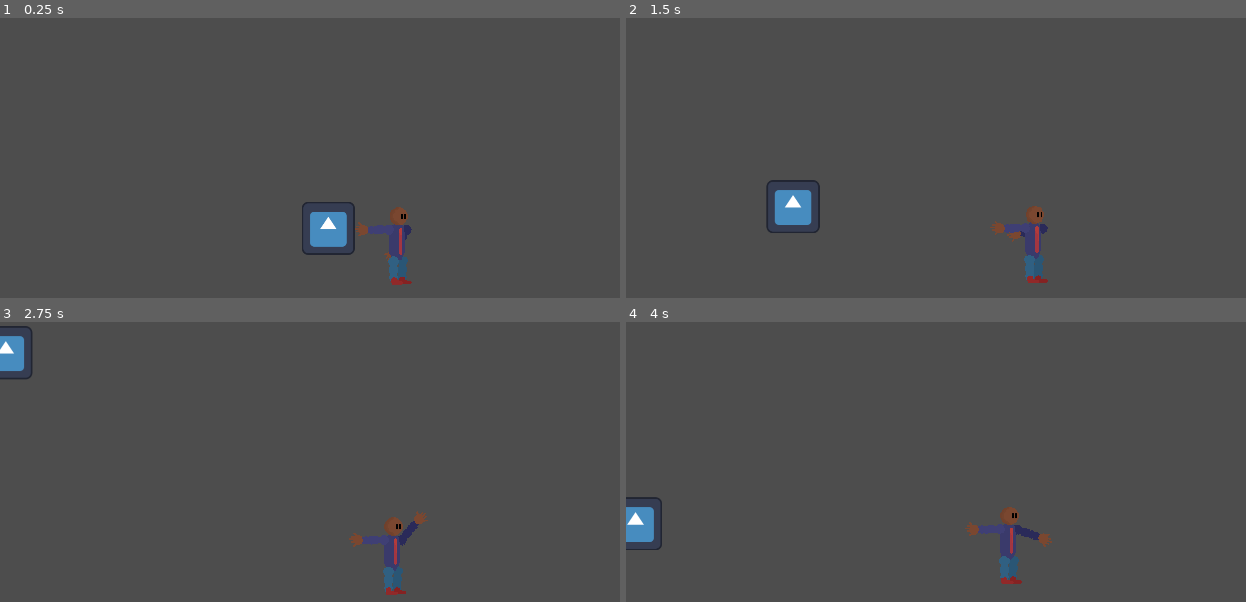
Above: before the commit, frames 1-4 (two rows, left to right).
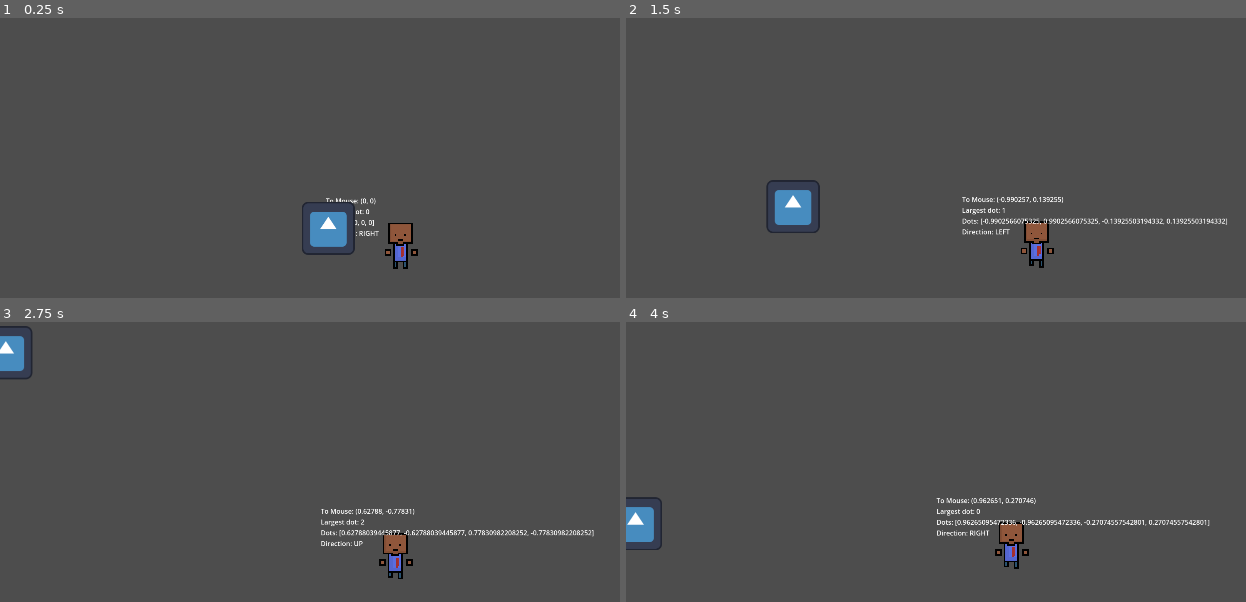
Above: after the commit, the same moments.

Repository: KarumGhag/Hitman-5
Game: Godot game, scene res://World/world.tscn
Same seed, same stepped clock (60 frames per second), same inputs: the game is played once before the commit and once after it. The engine's default icon, where the game draws it, is replaced by a stand-in: a white triangle on a blue panel in a dark square.
Inputs (mouse positions are in pixels of both pictures, inside the frame that each line leads up to):
- Up to frame 1 (0.25 s): no input
- Up to frame 2 (1.5 s): tap Enter at 0.5 s; move the mouse to (1202, 219) at 0.52 s; hold D (right) 0.53-1.28 s; move the mouse to (867, 264) at 1.27 s; hold S (down) from 1.28 s (still down)
- Up to frame 3 (2.75 s): move the mouse to (477, 448) at 2.02 s; release S (down) at 2.03 s; hold D (right) from 2.03 s (still down)
- Up to frame 4 (4 s): move the mouse to (outside the picture) at 2.77 s; release D (right) at 2.78 s; hold W (up) 2.78-3.53 s; tap Space at 3.5 s; move the mouse to (outside the picture) at 3.52 s; hold A (left) from 3.53 s (still down)

The runs differ from the first frame. In frame 1, 1.2% of the frame differs, in the area x 52-68%, y 64-96%; in frame 2, 1.8%; in frame 3, 1.9%; in frame 4, 1.9%, in the area x 50-95%, y 62-94%.

Commit message:
new player art, tracks direction you are facing

Diff:
--- a/Player/player.gd
+++ b/Player/player.gd
@@ -1,23 +1,47 @@
 extends CharacterBody2D
 
 class_name Player
+
+var mousePosition : Vector2
 
 @export_subgroup("Stats")
 @export var speed : float = 600
 @export var accel : float = 20
 var direction : Vector2
 var steering : Vector2
-var mass : float = 3
+@export var mass : float = 3
 
 
 @export_subgroup("Visuals")
 @export var animator : AnimationPlayer
+@export var otherAnimator : AnimationPlayer
 
 @export_subgroup("Bones")
+@export var skeleton : Skeleton2D
 @export var rightArm : Bone2D
 @export var leftArm : Bone2D
 
+#Getting direction to face
+enum facing {
+	LEFT,
+	RIGHT,
+	UP,
+	DOWN
+}
+
+var currentFacing : facing
+var directionVectors : Array[Vector2] = [Vector2.RIGHT, Vector2.LEFT, Vector2.UP, Vector2.DOWN]
+var dotProducts : Array[float] = [0, 0, 0, 0]
+var biggestDotIndex : int
+var directionToMouse : Vector2
+
+
+@export_subgroup("Debug")
+@export var debugText : Label
+
 func _process(_delta) -> void:
+
+	mousePosition = get_global_mouse_position()
 
 	direction = Input.get_vector("left", "right", "up", "down")
 
@@ -30,4 +54,53 @@
 
 	rightArm.look_at(get_global_mouse_position())
 
+	if direction:
+		animator.play("Walk")
+		otherAnimator.play("FrontWalk")
+
+	else:
+		animator.play("Idle")
+		otherAnimator.play("Idle")
+
+
+	if get_global_mouse_position().x < global_position.x:
+		skeleton.scale.x = -1
+	else:
+		skeleton.scale.x = 1
+
+
+	directionToMouse = (global_position.direction_to(mousePosition)).normalized()
+	for i in range(len(dotProducts)):
+		dotProducts[i] = directionToMouse.dot(directionVectors[i])
+
+	biggestDotIndex = getLargest(dotProducts)
+
+	if biggestDotIndex == 0:
+		currentFacing = facing.RIGHT
+	elif biggestDotIndex == 1:
+		currentFacing = facing.LEFT
+	elif biggestDotIndex == 2:
+		currentFacing = facing.UP
+	elif biggestDotIndex == 3:
+		currentFacing = facing.DOWN
+
+
+	debugText.text = "To Mouse: " + str(directionToMouse) + "\nLargest dot: " + str(biggestDotIndex) + "\nDots: " + str(dotProducts) + "\nDirection: " + str(facing.keys()[currentFacing])
+
+
+
+
+
 	move_and_slide()
+
+func getLargest(arr : Array[float]) -> int:
+	var highest : float = -1
+	var index : int = -1
+
+	for i in range(len(arr)):
+		if arr[i] > highest:
+			highest = arr[i]
+			index = i
+
+
+	return index
--- a/Player/player.tscn
+++ b/Player/player.tscn
@@ -1,7 +1,6 @@
-[gd_scene load_steps=18 format=3 uid="uid://r1rcdcocn5hc"]
+[gd_scene load_steps=21 format=3 uid="uid://r1rcdcocn5hc"]
 
 [ext_resource type="Script" path="res://Player/player.gd" id="1_bvebw"]
-[ext_resource type="Texture2D" uid="uid://qd7jef7u6fne" path="res://Player/FullBody.png" id="2_fp6ab"]
 [ext_resource type="Texture2D" uid="uid://cuyvbjau28i5q" path="res://Player/Head.png" id="3_fllh3"]
 [ext_resource type="Texture2D" uid="uid://bu8wb212j4cc8" path="res://Player/LowerRightArm.png" id="4_0v546"]
 [ext_resource type="Texture2D" uid="uid://nc8ympy07ik4" path="res://Player/Torso.png" id="4_mm8v4"]
@@ -12,46 +11,123 @@
 [ext_resource type="Texture2D" uid="uid://07kebmh21mln" path="res://Player/LowerLeftArm.png" id="6_tj20q"]
 [ext_resource type="Texture2D" uid="uid://tptaxux3v16w" path="res://Player/RightArm.png" id="7_f0l4n"]
 [ext_resource type="Texture2D" uid="uid://cxlag2l8b0sc4" path="res://Player/LeftLeg.png" id="9_v4xx4"]
-
-[sub_resource type="Animation" id="Animation_g3w41"]
+[ext_resource type="Texture2D" uid="uid://bh2iu0xsy51ok" path="res://Player/Sprite-0001.png" id="12_60wcm"]
+
+[sub_resource type="RectangleShape2D" id="RectangleShape2D_gfpsm"]
+size = Vector2(5, 5)
+
+[sub_resource type="Animation" id="Animation_dkn3i"]
+resource_name = "Idle"
+tracks/0/type = "value"
+tracks/0/imported = false
+tracks/0/enabled = true
+tracks/0/path = NodePath("CharacterSprite/BodySkeleton/Torso/LeftLeg:rotation")
+tracks/0/interp = 1
+tracks/0/loop_wrap = true
+tracks/0/keys = {
+"times": PackedFloat32Array(0),
+"transitions": PackedFloat32Array(1),
+"update": 0,
+"values": [0.0]
+}
+tracks/1/type = "value"
+tracks/1/imported = false
+tracks/1/enabled = true
+tracks/1/path = NodePath("CharacterSprite/BodySkeleton/Torso/RightLeg:rotation")
+tracks/1/interp = 1
+tracks/1/loop_wrap = true
+tracks/1/keys = {
+"times": PackedFloat32Array(0),
+"transitions": PackedFloat32Array(1),
+"update": 0,
+"values": [0.0]
+}
+
+[sub_resource type="Animation" id="Animation_gu7bp"]
+length = 0.001
+tracks/0/type = "value"
+tracks/0/imported = false
+tracks/0/enabled = true
+tracks/0/path = NodePath("CharacterSprite/BodySkeleton/Torso/LeftLeg:rotation")
+tracks/0/interp = 1
+tracks/0/loop_wrap = true
+tracks/0/keys = {
+"times": PackedFloat32Array(0),
+"transitions": PackedFloat32Array(1),
+"update": 0,
+"values": [0.0]
+}
+tracks/1/type = "value"
+tracks/1/imported = false
+tracks/1/enabled = true
+tracks/1/path = NodePath("CharacterSprite/BodySkeleton/Torso/RightLeg:rotation")
+tracks/1/interp = 1
+tracks/1/loop_wrap = true
+tracks/1/keys = {
+"times": PackedFloat32Array(0),
+"transitions": PackedFloat32Array(1),
+"update": 0,
+"values": [0.0]
+}
+
+[sub_resource type="Animation" id="Animation_nwx13"]
+resource_name = "Walk"
+loop_mode = 1
+tracks/0/type = "value"
+tracks/0/imported = false
+tracks/0/enabled = true
+tracks/0/path = NodePath("CharacterSprite/BodySkeleton/Torso/LeftLeg:rotation")
+tracks/0/interp = 1
+tracks/0/loop_wrap = true
+tracks/0/keys = {
+"times": PackedFloat32Array(0, 0.533333, 1),
+"transitions": PackedFloat32Array(1, 1, 1),
+"update": 0,
+"values": [0.0, 0.541052, 0.0]
+}
+tracks/1/type = "value"
+tracks/1/imported = false
+tracks/1/enabled = true
+tracks/1/path = NodePath("CharacterSprite/BodySkeleton/Torso/RightLeg:rotation")
+tracks/1/interp = 1
+tracks/1/loop_wrap = true
+tracks/1/keys = {
+"times": PackedFloat32Array(0, 0.533333),
+"transitions": PackedFloat32Array(1, 1),
+"update": 0,
+"values": [0.0, -0.541052]
+}
+
+[sub_resource type="AnimationLibrary" id="AnimationLibrary_8e0vi"]
+_data = {
+"Idle": SubResource("Animation_dkn3i"),
+"RESET": SubResource("Animation_gu7bp"),
+"Walk": SubResource("Animation_nwx13")
+}
+
+[sub_resource type="Animation" id="Animation_c65fl"]
 length = 0.2
 loop_mode = 1
 tracks/0/type = "value"
 tracks/0/imported = false
 tracks/0/enabled = true
-tracks/0/path = NodePath("Sprite2D:frame")
+tracks/0/path = NodePath(".:frame")
 tracks/0/interp = 1
 tracks/0/loop_wrap = false
 tracks/0/keys = {
 "times": PackedFloat32Array(0, 0.1),
 "transitions": PackedFloat32Array(1, 1),
 "update": 1,
-"values": [0, 0]
-}
-
-[sub_resource type="Animation" id="Animation_asv7t"]
-length = 0.8
-loop_mode = 1
-tracks/0/type = "value"
-tracks/0/imported = false
-tracks/0/enabled = true
-tracks/0/path = NodePath("Sprite2D:frame")
-tracks/0/interp = 1
-tracks/0/loop_wrap = false
-tracks/0/keys = {
-"times": PackedFloat32Array(0, 0.1, 0.2, 0.3, 0.4, 0.5, 0.6, 0.7),
-"transitions": PackedFloat32Array(1, 1, 1, 1, 1, 1, 1, 1),
-"update": 1,
-"values": [1, 2, 3, 4, 1, 2, 3, 4]
-}
-
-[sub_resource type="Animation" id="Animation_jvh0s"]
+"values": [1, 2]
+}
+
+[sub_resource type="Animation" id="Animation_n00ok"]
 length = 0.1
 loop_mode = 1
 tracks/0/type = "value"
 tracks/0/imported = false
 tracks/0/enabled = true
-tracks/0/path = NodePath("Sprite2D:frame")
+tracks/0/path = NodePath(".:frame")
 tracks/0/interp = 1
 tracks/0/loop_wrap = false
 tracks/0/keys = {
@@ -60,75 +136,35 @@
 "update": 1,
 "values": [0]
 }
-tracks/1/type = "value"
-tracks/1/imported = false
-tracks/1/enabled = true
-tracks/1/path = NodePath("CharacterSprite/BodyParts/Head:frame")
-tracks/1/interp = 1
-tracks/1/loop_wrap = false
-tracks/1/keys = {
-"times": PackedFloat32Array(0),
-"transitions": PackedFloat32Array(1),
-"update": 1,
-"values": [0]
-}
-
-[sub_resource type="AnimationLibrary" id="AnimationLibrary_dw7yn"]
+
+[sub_resource type="AnimationLibrary" id="AnimationLibrary_ehkhh"]
 _data = {
-"Idle": SubResource("Animation_g3w41"),
-"Walk": SubResource("Animation_asv7t"),
-"default": SubResource("Animation_jvh0s")
-}
-
-[sub_resource type="RectangleShape2D" id="RectangleShape2D_gfpsm"]
-size = Vector2(5, 5)
-
-[node name="Player" type="CharacterBody2D" node_paths=PackedStringArray("animator", "rightArm") groups=["Player"]]
+"FrontWalk": SubResource("Animation_c65fl"),
+"Idle": SubResource("Animation_n00ok")
+}
+
+[node name="Player" type="CharacterBody2D" node_paths=PackedStringArray("animator", "otherAnimator", "skeleton", "rightArm", "debugText") groups=["Player"]]
 script = ExtResource("1_bvebw")
 accel = 0.25
 animator = NodePath("AnimationPlayer")
+otherAnimator = NodePath("OtherSprite/AnimationPlayer")
+skeleton = NodePath("CharacterSprite/BodySkeleton")
 rightArm = NodePath("CharacterSprite/BodySkeleton/Torso/RightArm")
-
-[node name="Sprite2D" type="Sprite2D" parent="."]
-visible = false
-texture_filter = 1
-position = Vector2(-4.17233e-07, 0)
-scale = Vector2(2, 2)
-texture = ExtResource("2_fp6ab")
-metadata/_aseprite_wizard_interface_config_ = {
-"pending_changes": {}
-}
-metadata/_aseprite_wizard_config_ = {
-"i_mode": 1,
-"keep_anim_length": false,
-"layers": [],
-"o_ex_p": "",
-"o_folder": "",
-"o_name": "",
-"only_visible": false,
-"player": "AnimationPlayer",
-"slice": "",
-"source": "res://Art/Player/FullBody.aseprite"
-}
-metadata/_aseprite_wizard_source_file_hash_ = "7c6e25414405bfd4ec518e142d54a405"
-
-[node name="AnimationPlayer" type="AnimationPlayer" parent="."]
-libraries = {
-"": SubResource("AnimationLibrary_dw7yn")
-}
+debugText = NodePath("Debug")
 
 [node name="MousePos" type="Area2D" parent="."]
 
 [node name="CollisionShape2D" type="CollisionShape2D" parent="MousePos"]
 shape = SubResource("RectangleShape2D_gfpsm")
 
-[node name="CharacterSprite" type="Node2D" parent="."]
+[node name="CharacterSprite" type="Sprite2D" parent="."]
+visible = false
 
 [node name="BodyParts" type="Node2D" parent="CharacterSprite"]
 
 [node name="RightArm" type="Sprite2D" parent="CharacterSprite/BodyParts"]
 texture_filter = 1
-position = Vector2(17, -30)
+position = Vector2(16, -28)
 rotation = 0.00872852
 scale = Vector2(2, 2)
 texture = ExtResource("7_f0l4n")
@@ -151,7 +187,7 @@
 
 [node name="LowerRightArm" type="Sprite2D" parent="CharacterSprite/BodyParts"]
 texture_filter = 1
-position = Vector2(50.9222, -29.9696)
+position = Vector2(49.9222, -27.9696)
 rotation = 0.0168395
 scale = Vector2(2, 2)
 texture = ExtResource("4_0v546")
@@ -174,7 +210,7 @@
 
 [node name="RightLeg" type="Sprite2D" parent="CharacterSprite/BodyParts"]
 texture_filter = 1
-position = Vector2(8, 42)
+position = Vector2(9, 41)
 scale = Vector2(2, 2)
 texture = ExtResource("5_v7t87")
 metadata/_aseprite_wizard_interface_config_ = {
@@ -196,7 +232,7 @@
 
 [node name="LowerRightLeg" type="Sprite2D" parent="CharacterSprite/BodyParts"]
 texture_filter = 1
-position = Vector2(7, 68)
+position = Vector2(8, 67)
 scale = Vector2(2, 2)
 texture = ExtResource("6_705wq")
 metadata/_aseprite_wizard_interface_config_ = {
@@ -218,7 +254,7 @@
 
 [node name="Torso" type="Sprite2D" parent="CharacterSprite/BodyParts"]
 texture_filter = 1
-position = Vector2(-5, 1)
+position = Vector2(0, -5)
 scale = Vector2(2, 2)
 texture = ExtResource("4_mm8v4")
 metadata/_aseprite_wizard_interface_config_ = {
@@ -240,7 +276,7 @@
 
 [node name="LeftLeg" type="Sprite2D" parent="CharacterSprite/BodyParts"]
 texture_filter = 1
-position = Vector2(-13, 43)
+position = Vector2(-10, 42)
 scale = Vector2(2, 2)
 texture = ExtResource("9_v4xx4")
 metadata/_aseprite_wizard_interface_config_ = {
@@ -262,7 +298,7 @@
 
 [node name="LowerLeftLeg" type="Sprite2D" parent="CharacterSprite/BodyParts"]
 texture_filter = 1
-position = Vector2(-13, 69)
+position = Vector2(-10, 68)
 scale = Vector2(2, 2)
 texture = ExtResource("6_4ut4q")
 metadata/_aseprite_wizard_interface_config_ = {
@@ -284,7 +320,7 @@
 
 [node name="Head" type="Sprite2D" parent="CharacterSprite/BodyParts"]
 texture_filter = 1
-position = Vector2(-2, -63)
+position = Vector2(9.32296e-05, -67)
 scale = Vector2(2, 2)
 texture = ExtResource("3_fllh3")
 metadata/_aseprite_wizard_interface_config_ = {
@@ -306,7 +342,7 @@
 
 [node name="LeftArm" type="Sprite2D" parent="CharacterSprite/BodyParts"]
 texture_filter = 1
-position = Vector2(-25, -29)
+position = Vector2(-26, -27)
 rotation = -3.12921
 scale = Vector2(2, 2)
 texture = ExtResource("5_pjj8h")
@@ -329,7 +365,7 @@
 
 [node name="LowerLeftArm" type="Sprite2D" parent="CharacterSprite/BodyParts"]
 texture_filter = 1
-position = Vector2(-56.7276, -29.9983)
+position = Vector2(-57.7275, -27.9983)
 rotation = -3.12921
 scale = Vector2(2, 2)
 texture = ExtResource("6_tj20q")
@@ -351,6 +387,7 @@
 metadata/_aseprite_wizard_source_file_hash_ = "07c6eaf86f20f6e3adb86817251b1d2e"
 
 [node name="BodySkeleton" type="Skeleton2D" parent="CharacterSprite"]
+position = Vector2(-1, 2)
 
 [node name="Torso" type="Bone2D" parent="CharacterSprite/BodySkeleton"]
 position = Vector2(1, -7)
@@ -360,8 +397,8 @@
 bone_angle = 90.0
 
 [node name="LeftLeg" type="Bone2D" parent="CharacterSprite/BodySkeleton/Torso"]
-position = Vector2(-15, 40)
-rest = Transform2D(1, 0, 0, 1, -15, 40)
+position = Vector2(-11, 37)
+rest = Transform2D(1, 0, 0, 1, -11, 37)
 auto_calculate_length_and_angle = false
 length = 25.473
 bone_angle = 90.0
@@ -384,8 +421,8 @@
 remote_path = NodePath("../../../../BodyParts/LeftLeg")
 
 [node name="RightLeg" type="Bone2D" parent="CharacterSprite/BodySkeleton/Torso"]
-position = Vector2(7, 41)
-rest = Transform2D(1, 0, 0, 1, 7, 41)
+position = Vector2(9, 38)
+rest = Transform2D(1, 0, 0, 1, 9, 38)
 auto_calculate_length_and_angle = false
 length = 34.0147
 bone_angle = 91.6847
@@ -409,7 +446,7 @@
 [node name="RightArm" type="Bone2D" parent="CharacterSprite/BodySkeleton/Torso"]
 position = Vector2(16, -23)
 rotation = 0.00872852
-rest = Transform2D(0.999999, 0.00133051, -0.00133051, 0.999999, 16, -23)
+rest = Transform2D(0.999962, 0.00872841, -0.00872841, 0.999962, 16, -23)
 auto_calculate_length_and_angle = false
 length = 37.0
 bone_angle = 0.0
@@ -417,7 +454,7 @@
 [node name="LowerRightArm" type="Bone2D" parent="CharacterSprite/BodySkeleton/Torso/RightArm"]
 position = Vector2(33.9987, -0.296764)
 rotation = 0.00811101
-rest = Transform2D(0.999967, 0.00811092, -0.00811092, 0.999967, 0.0492287, 37)
+rest = Transform2D(0.999967, 0.00811092, -0.00811092, 0.999967, 33.9987, -0.296764)
 auto_calculate_length_and_angle = false
 length = 40.0
 bone_angle = 0.0
@@ -437,14 +474,14 @@
 [node name="LeftArm" type="Bone2D" parent="CharacterSprite/BodySkeleton/Torso"]
 position = Vector2(-26, -22)
 rotation = -3.12921
-rest = Transform2D(1, 0, 0, 1, -26, -22)
+rest = Transform2D(-0.999923, -0.0123823, 0.0123823, -0.999923, -26, -22)
 auto_calculate_length_and_angle = false
 length = 16.0
 bone_angle = 90.0
 
 [node name="LowerLeftArm" type="Bone2D" parent="CharacterSprite/BodySkeleton/Torso/LeftArm"]
 position = Vector2(32.0099, 0.603651)
-rest = Transform2D(1, 0, 0, 1, 0, 36)
+rest = Transform2D(1, 0, 0, 1, 32.0099, 0.603651)
 auto_calculate_length_and_angle = false
 length = 40.0
 bone_angle = 0.0
@@ -461,3 +498,64 @@
 [node name="LeftArmTrans" type="RemoteTransform2D" parent="CharacterSprite/BodySkeleton/Torso/LeftArm"]
 scale = Vector2(2, 2)
 remote_path = NodePath("../../../../BodyParts/LeftArm")
+
+[node name="TorsoTransform" type="RemoteTransform2D" parent="CharacterSprite/BodySkeleton/Torso"]
+scale = Vector2(2, 2)
+remote_path = NodePath("../../../BodyParts/Torso")
+
+[node name="Head" type="Bone2D" parent="CharacterSprite/BodySkeleton/Torso"]
+position = Vector2(0, -39)
+rotation = -1.57079
+rest = Transform2D(6.27438e-06, -1, 1, 6.27438e-06, 0, -39)
+auto_calculate_length_and_angle = false
+length = 16.0
+bone_angle = 0.0
+
+[node name="Head" type="RemoteTransform2D" parent="CharacterSprite/BodySkeleton/Torso/Head"]
+position = Vector2(23, -5.10812e-05)
+rotation = 1.57079
+scale = Vector2(2, 2)
+remote_path = NodePath("../../../../BodyParts/Head")
+
+[node name="AnimationPlayer" type="AnimationPlayer" parent="."]
+libraries = {
+"": SubResource("AnimationLibrary_8e0vi")
+}
+
+[node name="OtherSprite" type="Sprite2D" parent="."]
+texture_filter = 1
+scale = Vector2(4, 4)
+texture = ExtResource("12_60wcm")
+hframes = 2
+vframes = 2
+frame = 2
+metadata/_aseprite_wizard_interface_config_ = {
+"output_section": false,
+"pending_changes": {}
+}
+metadata/_aseprite_wizard_config_ = {
+"i_mode": 0,
+"keep_anim_length": false,
+"layers": [],
+"o_ex_p": "",
+"o_folder": "",
+"o_name": "",
+"only_visible": false,
+"player": "OtherSprite/AnimationPlayer",
+"slice": "",
+"source": "res://Player/Sprite-0001.aseprite"
+}
+metadata/_aseprite_wizard_source_file_hash_ = "0656d253f6b5fea0499a8036f55c7097"
+
+[node name="AnimationPlayer" type="AnimationPlayer" parent="OtherSprite"]
+libraries = {
+"": SubResource("AnimationLibrary_ehkhh")
+}
+speed_scale = 0.5
+
+[node name="Debug" type="Label" parent="."]
+offset_left = -177.0
+offset_top = -112.0
+offset_right = -137.0
+offset_bottom = -89.0
+text = "Direction"
Binary file added: Player/Sprite-0001.aseprite
Not shown, added: Player/Sprite-0001.aseprite.import
Binary file added: Player/Sprite-0001.png
Not shown, added: Player/Sprite-0001.png.import
